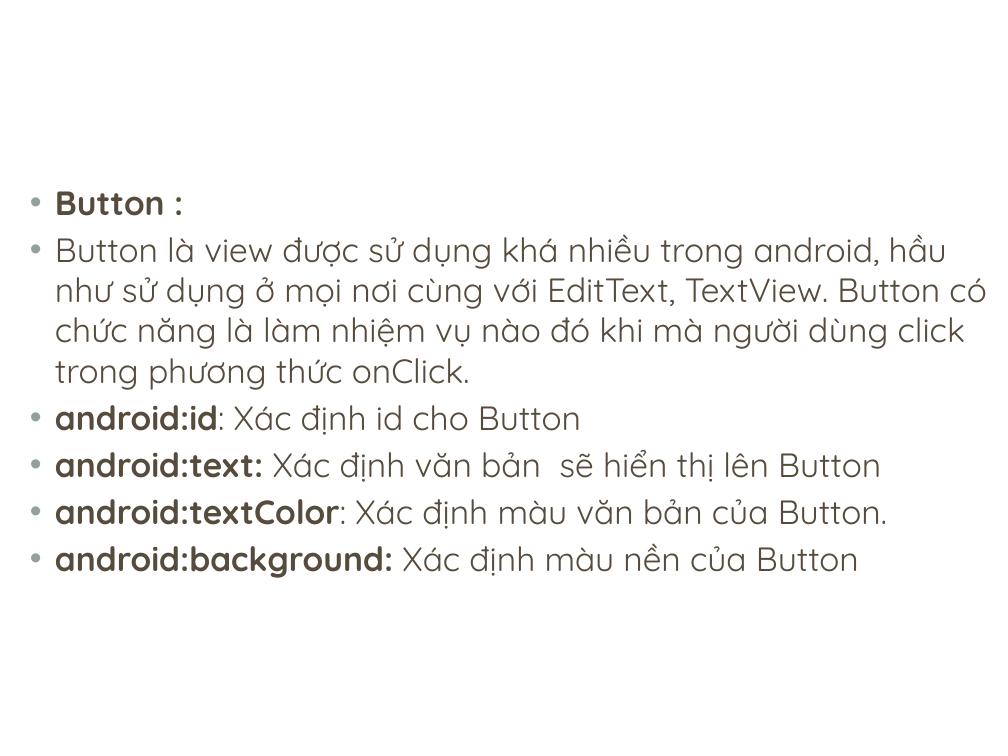
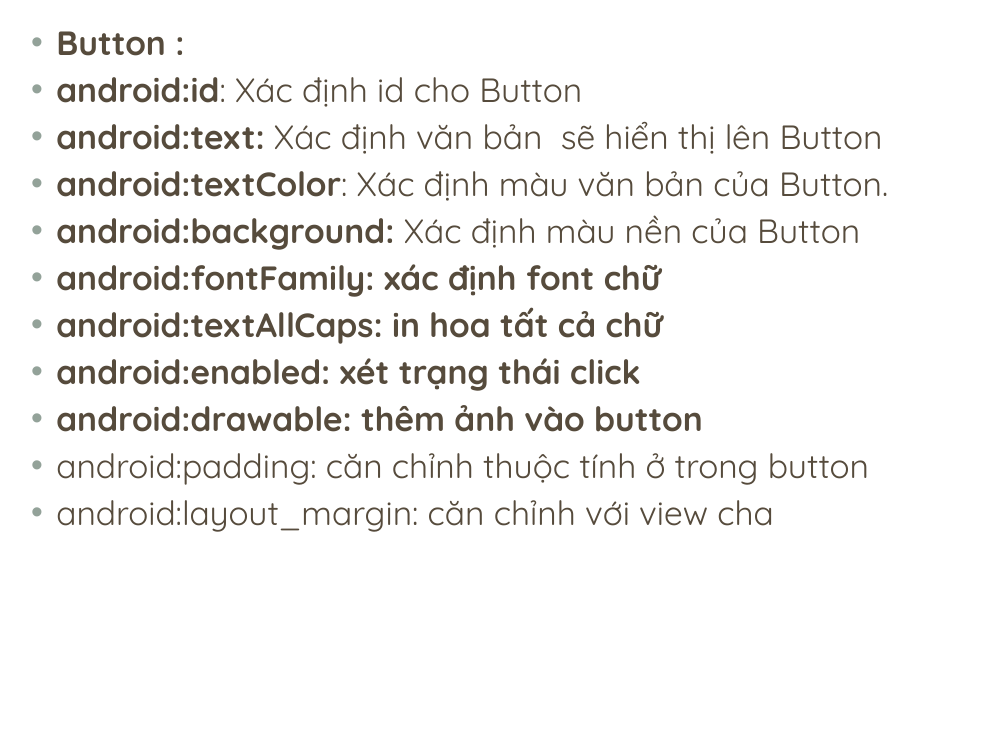
Before and after one commit to huutien98/Demo_FakeFace, a slide deck: slide 11 of Week_1.pptx (slide 10 before the commit). Drawn at 1008x756 pixels with LibreOffice and Linux fonts; fonts in the diff are those of the drawing; background and template pictures are left out. Boxes give left, top, right and bottom in pixels: in the first picture for what was removed or moved away, otherwise in the second. Text is boxed around its words. In the diff, an @@ line names an element or a change of style, - is before the commit and + after.

```diff
--- a/Week_1.pptx
+++ b/Week_1.pptx
@@ text "Button :": place and size @@
-text "Button :" at bbox=[55, 191, 986, 578]
+text "Button :" at bbox=[56, 31, 888, 532]
@@ text at bbox=[55, 234, 986, 390]: paragraph removed @@
-• Button là view được sử dụng khá nhiều trong android, hầu như sử dụng ở mọi nơi cùng với EditText, TextView. Button có chức năng là làm nhiệm vụ nào đó khi mà người dùng click trong phương thức onClick.
@@ text at bbox=[56, 264, 869, 532]: paragraphs added @@
+• android:fontFamily: xác định font chữ
+• android:textAllCaps: in hoa tất cả chữ
+• android:enabled: xét trạng thái click
+• android:drawable: thêm ảnh vào button
+• android:padding: căn chỉnh thuộc tính ở trong button
+• android:layout_margin: căn chỉnh với view cha
```
Also in this commit, not shown: 1 other slide changed, 1 slide added, 2 other files.
